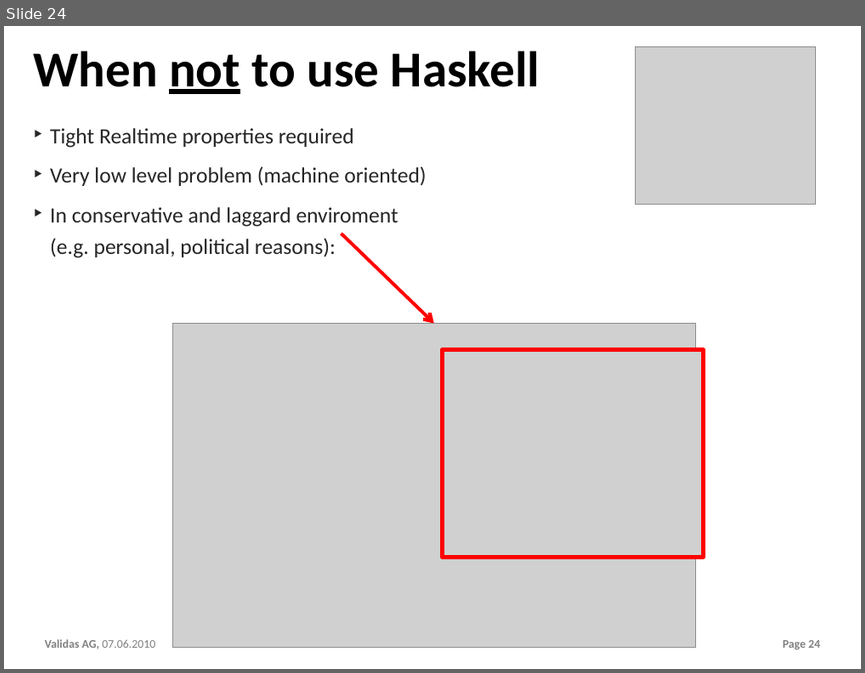
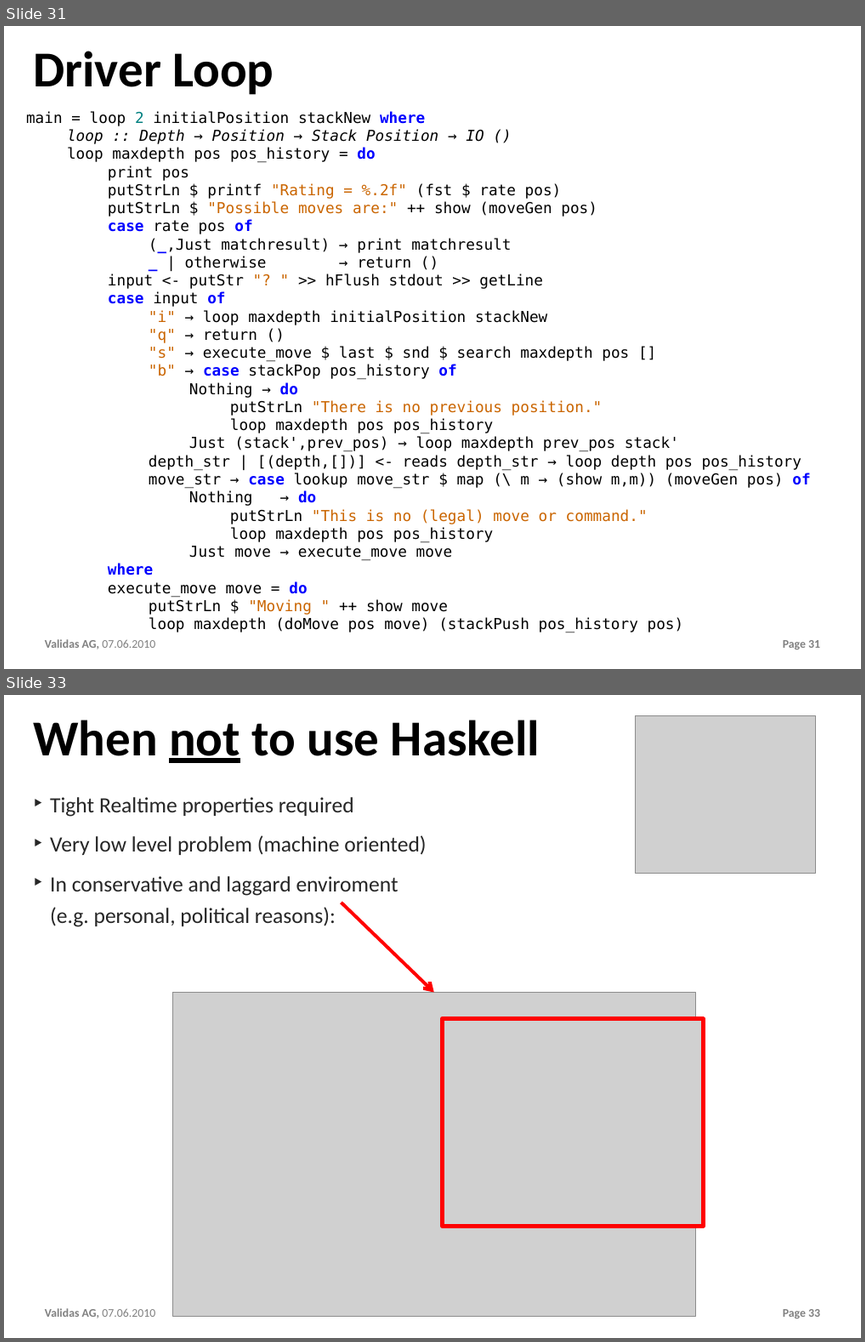
Before and after one commit to theoremprover/chess, a slide deck: ppt/Chess200.pptx. Shown one above the other, each under a label of ours: slide 24 before the commit, slides 31 and 33 after it; the slides between them are not shown. The pictures are 865x673 and 865x1342 pixels, drawn with LibreOffice and Linux fonts; fonts in the diff are those of the drawing; grey boxes stand for pictures; background and template pictures are left out. Boxes give left, top, right and bottom in pixels: in the first picture for what was removed or moved away, otherwise in the second. Text is boxed around its words. In the diff, an @@ line names an element or a change of style, - is before the commit and + after.

```diff
--- a/ppt/Chess200.pptx
+++ b/ppt/Chess200.pptx
@@ slide 31 added at <box>4,26,861,669</box>, background #FFFFFF; not listed: 2 template elements that a slide beside it also shows @@
@@ title added at <box>33,51,273,95</box>, 60 pt, text #000000, bold @@
+Driver Loop
@@ text added at <box>26,111,810,633</box>, 18 pt, text #000000 @@
+main = loop 2 initialPosition stackNew where
+loop :: Depth → Position → Stack Position → IO ()
+loop maxdepth pos pos_history = do
+print pos
+putStrLn $ printf "Rating = %.2f" (fst $ rate pos)
+putStrLn $ "Possible moves are:" ++ show (moveGen pos)
+case rate pos of
+(_,Just matchresult) → print matchresult
+_ | otherwise → return ()
+input <- putStr "? " >> hFlush stdout >> getLine
+case input of
+"i" → loop maxdepth initialPosition stackNew
+"q" → return ()
+"s" → execute_move $ last $ snd $ search maxdepth pos []
+"b" → case stackPop pos_history of
+Nothing → do
+putStrLn "There is no previous position."
+loop maxdepth pos pos_history
+Just (stack',prev_pos) → loop maxdepth prev_pos stack'
+depth_str | [(depth,[])] <- reads depth_str → loop depth pos pos_history
+move_str → case lookup move_str $ map (\ m → (show m,m)) (moveGen pos) of
+Nothing → do
+putStrLn "This is no (legal) move or command."
+loop maxdepth pos pos_history
+Just move → execute_move move
+where
+execute_move move = do
+putStrLn $ "Moving " ++ show move
+loop maxdepth (doMove pos move) (stackPush pos_history pos)
@@ what was slide 24 is now slide 33 @@
@@ page number at <box>783,1309,820,1318</box>: text changed @@
-Page 24
+Page 33
```
Also in this commit, not shown: 6 slides changed, 8 other slides added, 2 other files.
